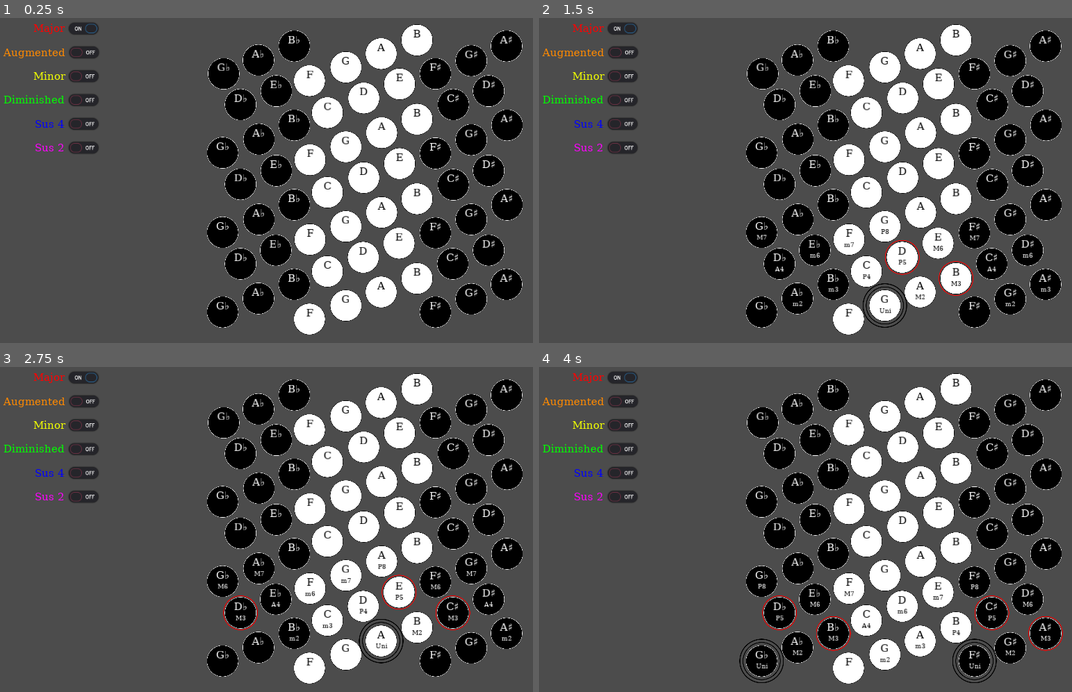
Above: before the commit, frames 1-4 (two rows, left to right).
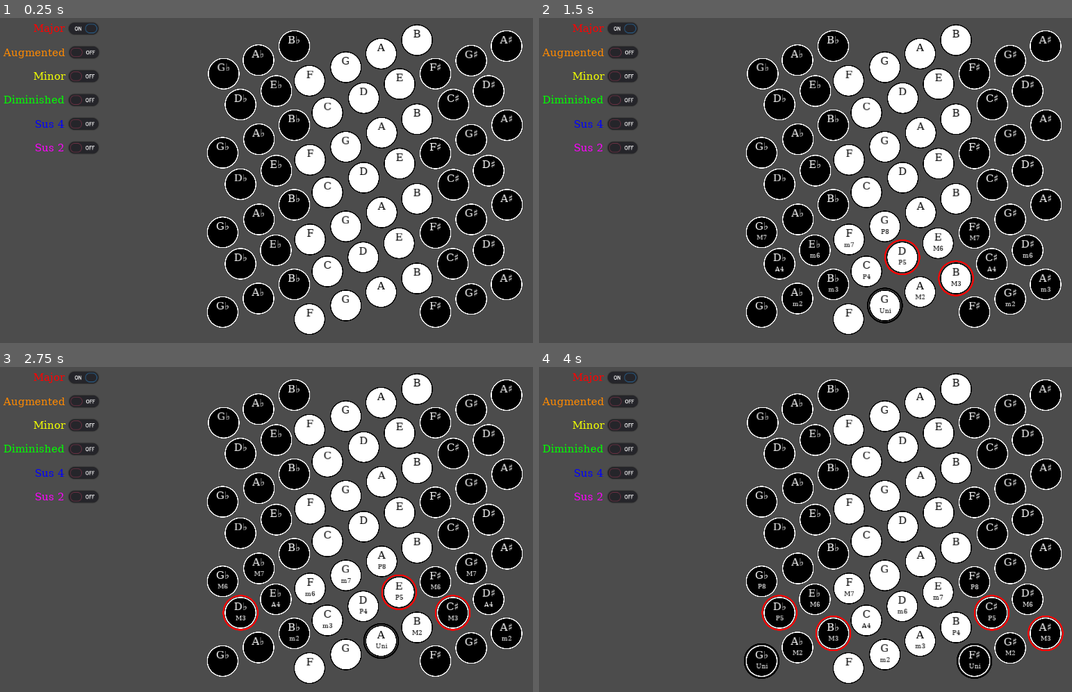
Above: after the commit, the same moments.

Repository: fkberthold/StrisoView
Game: Godot game, scene res://Main.tscn
Two runs of this game, one before a commit and one after it. Both use one fixed random seed, a clock stepped at 60 frames per second and the inputs below.
Inputs:
- Up to frame 1 (0.25 s): no input
- Up to frame 2 (1.5 s): click "F" at 0.5 s; click "G" at 1.25 s
- Up to frame 3 (2.75 s): click "A" at 2 s
- Up to frame 4 (4 s): click "B" at 2.75 s; click "F♯" at 3.5 s

The runs differ from the first frame. In frame 1, 2.9% of the frame differs, in the area x 38-99%, y 2-98%; in frame 2, 3.3%; in frame 3, 3.4%; in frame 4, 3.7%, in the area x 37-99%, y 2-98%.

Commit message:
Updated Chord appearance
Chord appearance and behavior upgrade

Diff:
--- a/Main.gd
+++ b/Main.gd
@@ -17,24 +17,42 @@
 
 
 func _on_Major_toggled(button_pressed):
+    if button_pressed:
+        for button in $Chords.get_children():
+            button.pressed = button.name == "Major"
     $SBoard.set_chord("major", button_pressed)
 
 
 func _on_Augmented_toggled(button_pressed):
+    if button_pressed:
+        for button in $Chords.get_children():
+            button.pressed = button.name == "Augmented"
     $SBoard.set_chord("augmented", button_pressed)
 
 
 func _on_Minor_toggled(button_pressed):
+    if button_pressed:
+        for button in $Chords.get_children():
+            button.pressed = button.name == "Minor"
     $SBoard.set_chord("minor", button_pressed)
 
 
 func _on_Diminished_toggled(button_pressed):
+    if button_pressed:
+        for button in $Chords.get_children():
+            button.pressed = button.name == "Diminished"
     $SBoard.set_chord("diminished", button_pressed)
 
 
 func _on_Suspended_4th_toggled(button_pressed):
+    if button_pressed:
+        for button in $Chords.get_children():
+            button.pressed = button.name == "Suspended 4th"
     $SBoard.set_chord("sus4", button_pressed)
 
 
 func _on_Suspended_2nd_toggled(button_pressed):
+    if button_pressed:
+        for button in $Chords.get_children():
+            button.pressed = button.name == "Suspended 2nd"
     $SBoard.set_chord("sus2", button_pressed)
--- a/Scenes/SBoard.gd
+++ b/Scenes/SBoard.gd
@@ -22,4 +22,8 @@
 
 func set_chord(chord, state):
     for button in self.get_children():
-        button.chord_vis[chord] = state
+        print("chord: " + str(state and chord))
+        if state:
+            button.chord_vis = chord
+        else:
+            button.chord_vis = null
--- a/Scenes/SButton.gd
+++ b/Scenes/SButton.gd
@@ -10,14 +10,7 @@
 export var octave = 0
 var sel_degree = null
 var full_degree = null
-var rounds = []
-var chord_vis = {"root":true,
-                    "major":true,
-                    "augmented":false,
-                    "minor":false,
-                    "diminished":false,
-                    "sus4":false,
-                    "sus2":false}
+var chord_vis = "major"
 const chord_colors = {"root":Color.black,
                     "major":Color.red,
                     "augmented":Color.orange,
@@ -25,19 +18,19 @@
                     "diminished":Color.green,
                     "sus4":Color.blue,
                     "sus2":Color.purple}
-const chords = [[null, "root", null, "root"],
-                [null, null, null, null],
-                ["sus2", null, null, null],
-                ["minor", "diminished", null, null],
-                ["major", "augmented", null, null],
-                ["sus4", null, null, null],
-                ["diminished", null, null, null],
+const chords = [["root"],
+                [],
+                ["sus2"],
+                ["minor", "diminished"],
+                ["major", "augmented"],
+                ["sus4"],
+                ["diminished"],
                 ["major", "minor", "sus4", "sus2"],
-                ["augmented", null, null, null],
-                [null, null, null, null],
-                [null, null, null, null],
-                [null, null, null, null],
-                [null, null, null, null]]
+                ["augmented"],
+                [],
+                [],
+                [],
+                []]
 const intervals = ["Uni", "m2", "M2", "m3", "M3", "P4", "A4", "P5", "m6", "M6", "m7", "M7", "P8"]
 const sharp_notes = ["F", "F♯", "G", "G♯", "A", "A♯", "B", "C", "C♯", "D", "D♯", "E"]
 const flat_notes = ["F", "G♭", "G", "A♭", "A", "B♭", "B", "C", "D♭", "D", "E♭", "E"]
@@ -58,18 +51,22 @@
 
 func set_chords():
     if sel_degree == null or sel_degree > full_degree or (full_degree - sel_degree) > (len(intervals) - 1):
-        for cur_round in rounds:
-            cur_round.visible = false
+        $Round1.visible = false
+        return
+
+    if full_degree == sel_degree:
+        $Round1.visible = true
+        $Round1.modulate = chord_colors["root"]
         return
 
     var cur_chord = chords[full_degree - sel_degree]
 
     for i in range(0, 4):
-        if cur_chord[i] and chord_vis[cur_chord[i]]:
-            rounds[i].visible = true
-            rounds[i].modulate = chord_colors[cur_chord[i]]
+        if chord_vis in cur_chord:
+            $Round1.visible = true
+            $Round1.modulate = chord_colors[chord_vis]
         else:
-            rounds[i].visible = false
+            $Round1.visible = false
 
 
 # Called when the node enters the scene tree for the first time.
@@ -77,7 +74,6 @@
     full_degree = (octave * 12) + degree
     set_note()
     set_interval()
-    rounds = [$Round1, $Round2, $Round3, $Round4]
     set_chords()
     if position == "center":
         texture_normal = load("res://Images/WhiteButton.png")
--- a/Scenes/SButton.tscn
+++ b/Scenes/SButton.tscn
@@ -40,64 +40,10 @@
 [node name="Round1" type="TextureRect" parent="."]
 anchor_right = 1.0
 anchor_bottom = 1.0
-margin_left = -3.0
-margin_top = -3.0
-margin_right = 3.0
-margin_bottom = 3.0
-grow_horizontal = 2
-grow_vertical = 2
-size_flags_horizontal = 7
-size_flags_vertical = 7
-texture = ExtResource( 3 )
-expand = true
-stretch_mode = 6
-__meta__ = {
-"_edit_use_anchors_": false
-}
-
-[node name="Round2" type="TextureRect" parent="."]
-anchor_right = 1.0
-anchor_bottom = 1.0
-margin_left = -6.0
-margin_top = -6.0
-margin_right = 6.0
-margin_bottom = 6.0
-grow_horizontal = 2
-grow_vertical = 2
-size_flags_horizontal = 7
-size_flags_vertical = 7
-texture = ExtResource( 3 )
-expand = true
-stretch_mode = 6
-__meta__ = {
-"_edit_use_anchors_": false
-}
-
-[node name="Round3" type="TextureRect" parent="."]
-anchor_right = 1.0
-anchor_bottom = 1.0
-margin_left = -9.0
-margin_top = -9.0
-margin_right = 9.0
-margin_bottom = 9.0
-grow_horizontal = 2
-grow_vertical = 2
-size_flags_horizontal = 7
-size_flags_vertical = 7
-texture = ExtResource( 3 )
-expand = true
-stretch_mode = 6
-__meta__ = {
-"_edit_use_anchors_": false
-}
-
-[node name="Round4" type="TextureRect" parent="."]
-anchor_right = 1.0
-anchor_bottom = 1.0
-margin_left = -12.0
-margin_top = -12.0
-margin_right = 12.0
-margin_bottom = 12.0
+margin_left = -4.0
+margin_top = -4.0
+margin_right = 4.0
+margin_bottom = 4.0
 grow_horizontal = 2
 grow_vertical = 2
 size_flags_horizontal = 7
Binary file changed: Images/BlackButton.png
Binary file changed: Images/Chord.png
Not shown, added: Images/Striso_img.png.import
Binary file changed: Images/WhiteButton.png
Not shown, changed: Images/Button.pdn
